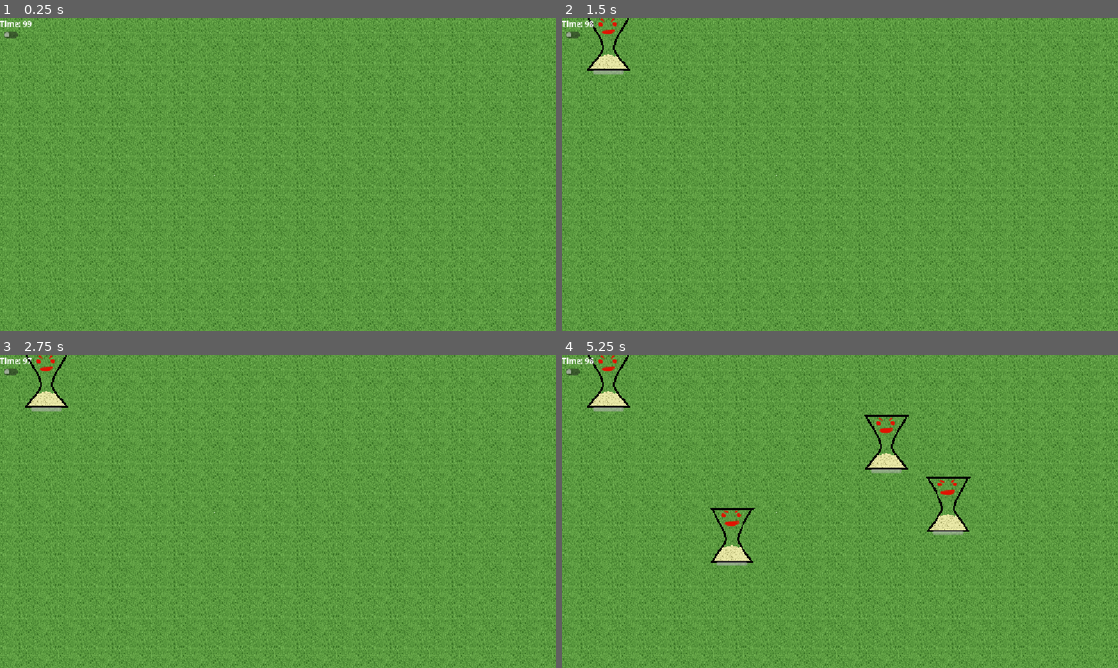
Above: before the commit, frames 1-4 (two rows, left to right).
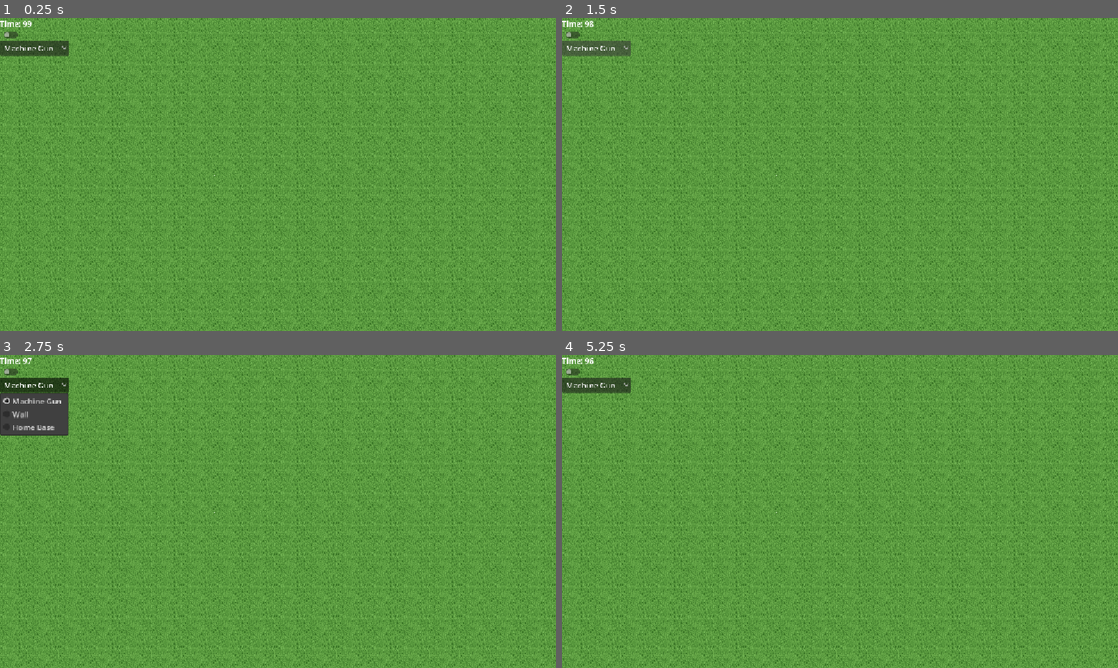
Above: after the commit, the same moments.

Repository: HX06-dev/GMTK2026
Game: Godot game, scene res://Scenes/Main.tscn
Same seed, same stepped clock (60 frames per second), same inputs: the game is played once before the commit and once after it.
Inputs (mouse positions are in pixels of both pictures, inside the frame that each line leads up to):
- Up to frame 1 (0.25 s): no input
- Up to frame 2 (1.5 s): click (595, 49) at 0.5 s, where only the run after the commit has a clickable "Machine Gun"; click (595, 49) at 1.25 s, where only the run after the commit has a clickable "Machine Gun"
- Up to frame 3 (2.75 s): click (33, 386) at 2 s, where only the run after the commit has a clickable "Machine Gun"
- Up to frame 4 (5.25 s): click (573, 370) at 2.75 s; tap Enter at 3.5, 5 s; move the mouse to (962, 495) at 3.52 s; click (962, 495) at 3.67 s; tap Space at 4.25 s; move the mouse to (728, 527) at 4.27 s; click (728, 527) at 4.42 s; move the mouse to (895, 442) at 5.02 s; click (895, 442) at 5.17 s

The runs differ from the first frame. In frame 1, 0.6% of the frame differs, in the area x 0-13%, y 7-13%; in frame 2, 1.1%; in frame 3, 2.4%; in frame 4, 2.8%, in the area x 0-74%, y 0-68%.

Commit message:
(TODO: FIX THIS) Added tower selection while placing towers
can't place anything until you switch the type atleast once. Will be fixed later.

Diff:
--- a/Scenes/Main.tscn
+++ b/Scenes/Main.tscn
@@ -30,12 +30,13 @@
 [node name="Towers" type="Node2D" parent="." unique_id=1864634292]
 z_index = 2
 
-[node name="TowerPlacer" type="Node2D" parent="." unique_id=547239547 node_paths=PackedStringArray("tile_map", "towers_container", "preview_top", "preview_base")]
+[node name="TowerPlacer" type="Node2D" parent="." unique_id=547239547 node_paths=PackedStringArray("tile_map", "towers_container", "preview_top", "preview_base", "towerSelecter")]
 script = ExtResource("2_idj7w")
 tile_map = NodePath("../Ground")
 towers_container = NodePath("../Towers")
 preview_top = NodePath("PreviewTop")
 preview_base = NodePath("PreviewBase")
+towerSelecter = NodePath("../CanvasLayer/SelectTower")
 
 [node name="PreviewTop" type="AnimatedSprite2D" parent="TowerPlacer" unique_id=1323991593]
 visible = false
@@ -72,3 +73,16 @@
 offset_top = 23.0
 offset_right = 44.0
 offset_bottom = 47.0
+
+[node name="SelectTower" type="OptionButton" parent="CanvasLayer" unique_id=547966324]
+offset_top = 47.0
+offset_right = 32.0
+offset_bottom = 67.0
+selected = 0
+item_count = 3
+popup/item_0/text = "Machine Gun"
+popup/item_0/id = 0
+popup/item_1/text = "Wall"
+popup/item_1/id = 1
+popup/item_2/text = "Home Base"
+popup/item_2/id = 2
--- a/Scripts/Towers/tower_placer.gd
+++ b/Scripts/Towers/tower_placer.gd
@@ -5,12 +5,19 @@
 @export var towers_container: Node2D
 @export var preview_top: AnimatedSprite2D
 @export var preview_base: Sprite2D
+@export var towerSelecter: OptionButton
+
+@onready var machine_gun_data: TowerData = preload("res://Data/machine_gun.tres")
+@onready var wall_data: TowerData = preload("res://Data/wall.tres")
+@onready var home_base_data: TowerData = preload("res://Data/home_base.tres")
+@onready var towerDataIndex = [machine_gun_data, wall_data, home_base_data]
 
 var selected_tower_data: TowerData = null
 var occupied_tiles: Dictionary = {}
 
 
 func _ready() -> void:
+	towerSelecter.item_selected.connect(_change_tower_selection)
 	preview_top.visible = false
 	preview_base.visible = false
 	preview_top.modulate.a = 0.5
@@ -90,3 +97,6 @@
 		return false
 
 	return tile_data.get_custom_data("buildable") == true
+
+func _change_tower_selection(index: int) -> void:
+	select_tower(towerDataIndex[index])
--- a/Scripts/main.gd
+++ b/Scripts/main.gd
@@ -1,10 +1,8 @@
 extends Node2D
 
 @onready var placer: TowerPlacer = $TowerPlacer
-@onready var machine_gun_data: TowerData = preload("res://Data/machine_gun.tres")
-@onready var wall_data: TowerData = preload("res://Data/wall.tres")
-@onready var home_base_data: TowerData = preload("res://Data/home_base.tres")
 
 
 func _ready() -> void:
-	placer.select_tower(home_base_data)
+	pass
+	#placer.select_tower(home_base_data)
